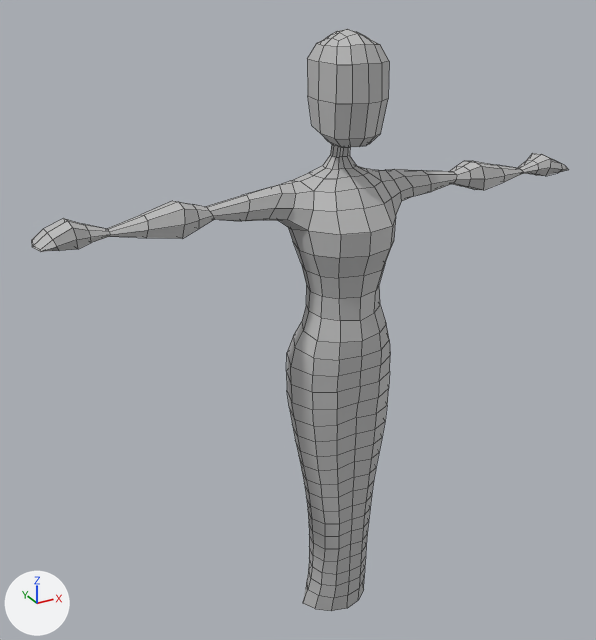
Two versions of the FBX model Resources/Models/woman-walk.fbx, one commit apart.
Before and after are seen from a 50 mm lens placed at (-0.0813, -0.1326, 0.1374), pointed at (-0.0063, 0.0039, 0.0691). Every picture has the same lights, and +X, +Y and +Z are marked at lower left. Mesh edges are drawn as thin lines. Where no turn or scale is listed for an object, it has been applied to the vertices.
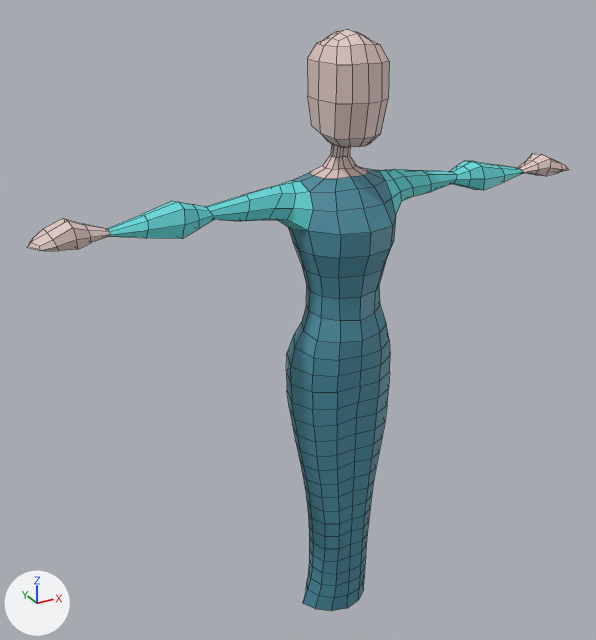
Edits to the bpy script that builds the scene:
```text
Add mat_surfaceshader2:
    mat_surfaceshader2 = principled_material('surfaceShader2')
    mat_surfaceshader2.base_color = (0.765, 0.586, 0.555)  # light grey #e3c9c4
Add mat_surfaceshader3:
    mat_surfaceshader3 = principled_material('surfaceShader3')
    mat_surfaceshader3.base_color = (0.125, 0.695, 0.706)  # cyan #63d9db
Add mat_surfaceshader1:
    mat_surfaceshader1 = principled_material('surfaceShader1')
    mat_surfaceshader1.base_color = (0.0692, 0.269, 0.353)  # cyan #4a8ea0
Change me_mesh:
    used by ob_polysurface1; location = (0.0, 0.0, 0.0)
    remove me_mesh.from_pydata(...)  # 639 vertices, 632 faces; spans x -0.0578..0.0586, y -0.0123..0.007, z 0.0..0.1259
    add me_mesh.from_pydata(...)  # 639 vertices, 632 faces; spans x -0.0586..0.0586, y -0.0123..0.007, z 0.0..0.1259
    me_mesh part 1: all 116 faces centred in x -0.0057..0.0057, y -0.0097..0.004, z 0.1006..0.1254 switch from mat_lambert1 (grey #bcbcbc) to mat_surfaceshader2 (light grey #e3c9c4)
    me_mesh part 2: all 36 faces centred in x -0.0574..-0.047, y -0.0041..0.0024, z 0.094..0.0975 switch from mat_lambert1 (grey #bcbcbc) to mat_surfaceshader2 (light grey #e3c9c4)
    me_mesh part 3: all 36 faces centred in x 0.047..0.0576, y -0.004..0.0024, z 0.094..0.0975 switch from mat_lambert1 (grey #bcbcbc) to mat_surfaceshader2 (light grey #e3c9c4)
    me_mesh part 4: 316 of the faces centred in x -0.0106..0.0106, y -0.0116..0.0064, z 0.0018..0.0996 switch from mat_lambert1 (grey #bcbcbc) to mat_surfaceshader1 (cyan #4a8ea0)
    me_mesh part 5: all 128 faces centred in x -0.0424..0.0424, y -0.0052..0.0037, z 0.0921..0.099 switch from mat_lambert1 (grey #bcbcbc) to mat_surfaceshader3 (cyan #63d9db)
```

Location of each change, [x1, y1, x2, y2] in pixels of the pictures (596 x 640 px):
part 1 of me_mesh, recoloured
    both: [307, 29, 389, 179]
part 2 of me_mesh, recoloured
    both: [44, 218, 110, 251]
part 3 of me_mesh, recoloured
    both: [517, 153, 569, 176]
part 4 of me_mesh, recoloured (grey to cyan)
    both: [286, 173, 396, 611]
part 5 of me_mesh, recoloured (grey to cyan)
    both: [107, 160, 524, 239]
